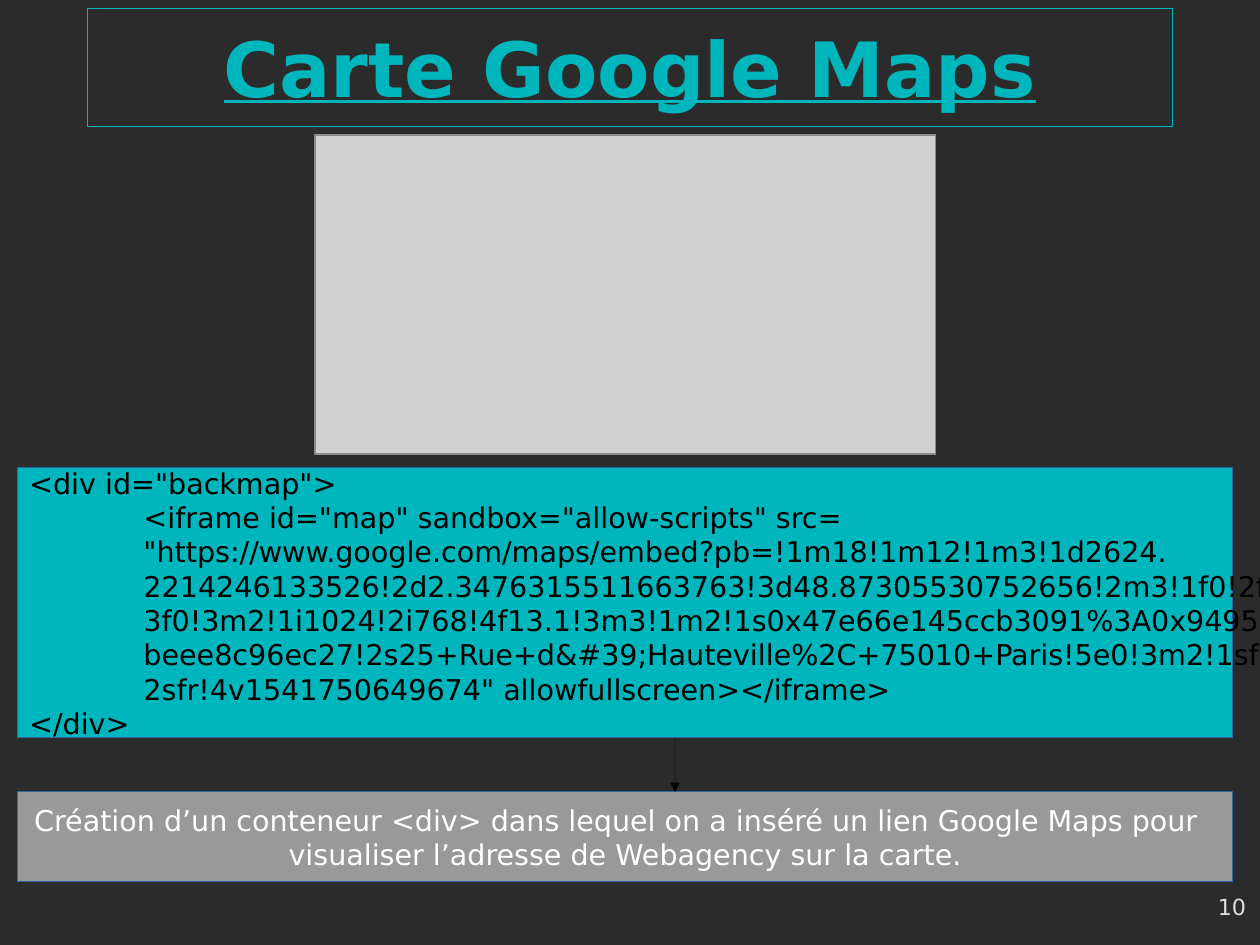
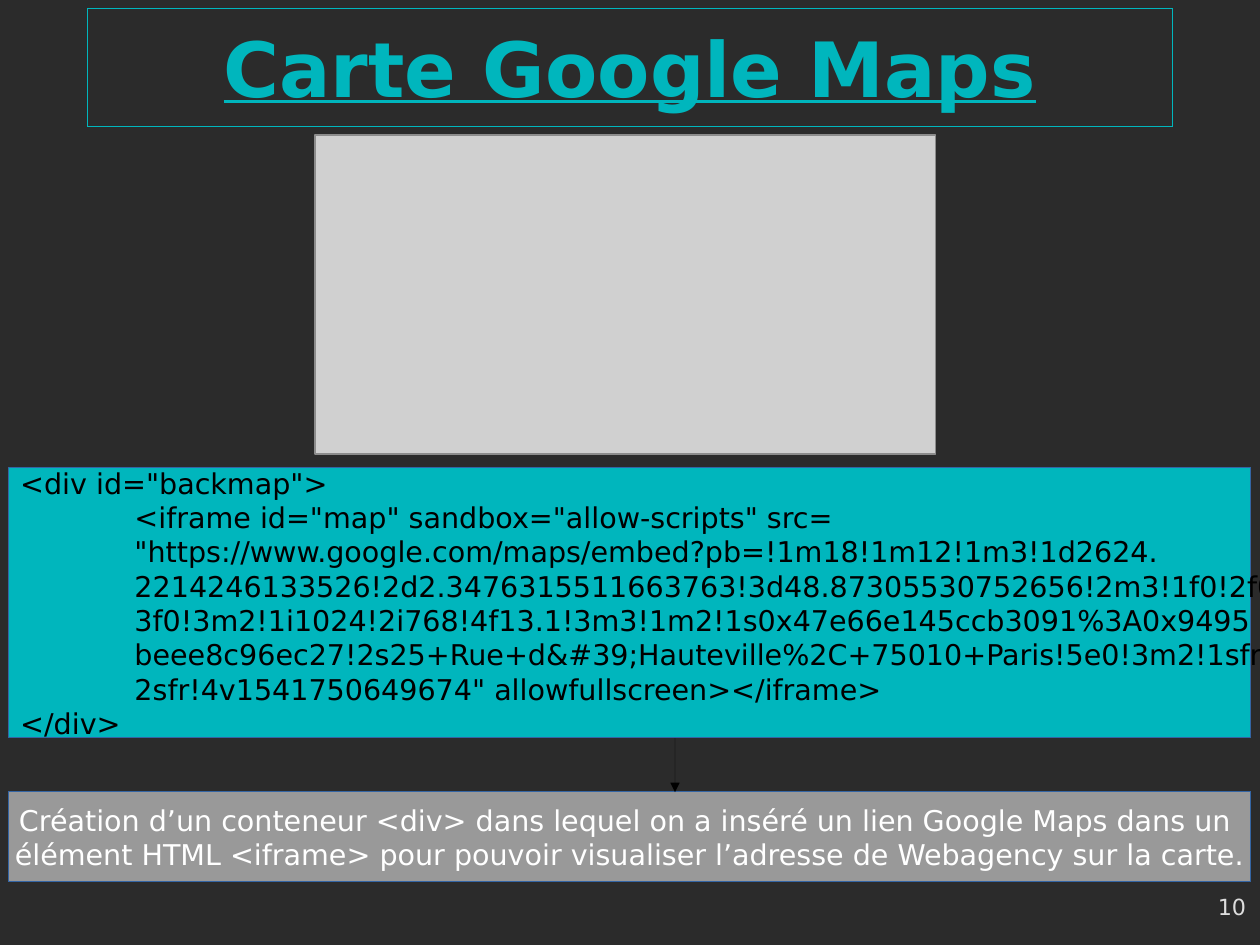
Before and after one commit to gambit13009/webagency, a slide deck: slide 10 of Webagency-presentation.odp. Drawn at 1260x945 pixels with LibreOffice and Linux fonts; fonts in the diff are those of the drawing; grey boxes stand for pictures; background and template pictures are left out; a plain dark background stands for a picture behind light text. Boxes give left, top, right and bottom in pixels: in the first picture for what was removed or moved away, otherwise in the second. Text is boxed around its words. In the diff, an @@ line names an element or a change of style, - is before the commit and + after.

```diff
--- a/Webagency-presentation.odp
+++ b/Webagency-presentation.odp
@@ rectangle "<div id="backmap">": place and size @@
-rectangle "<div id="backmap">" at [18, 468, 1234, 737]
+rectangle "<div id="backmap">" at [9, 468, 1252, 737]
@@ rectangle "Création d’un conteneur <div> dans ...": place and size @@
-rectangle "Création d’un conteneur <div> dans ..." at [18, 792, 1234, 883]
+rectangle "Création d’un conteneur <div> dans ..." at [9, 792, 1252, 883]
@@ text in rectangle at [15, 808, 1244, 871]: text changed @@
-Création d’un conteneur <div> dans lequel on a inséré un lien Google Maps pour
-visualiser l’adresse de Webagency sur la carte.
+Création d’un conteneur <div> dans lequel on a inséré un lien Google Maps dans un
+élément HTML <iframe> pour pouvoir visualiser l’adresse de Webagency sur la carte.
```
Also in this commit, not shown: 5 other slides changed, 3 other files.
